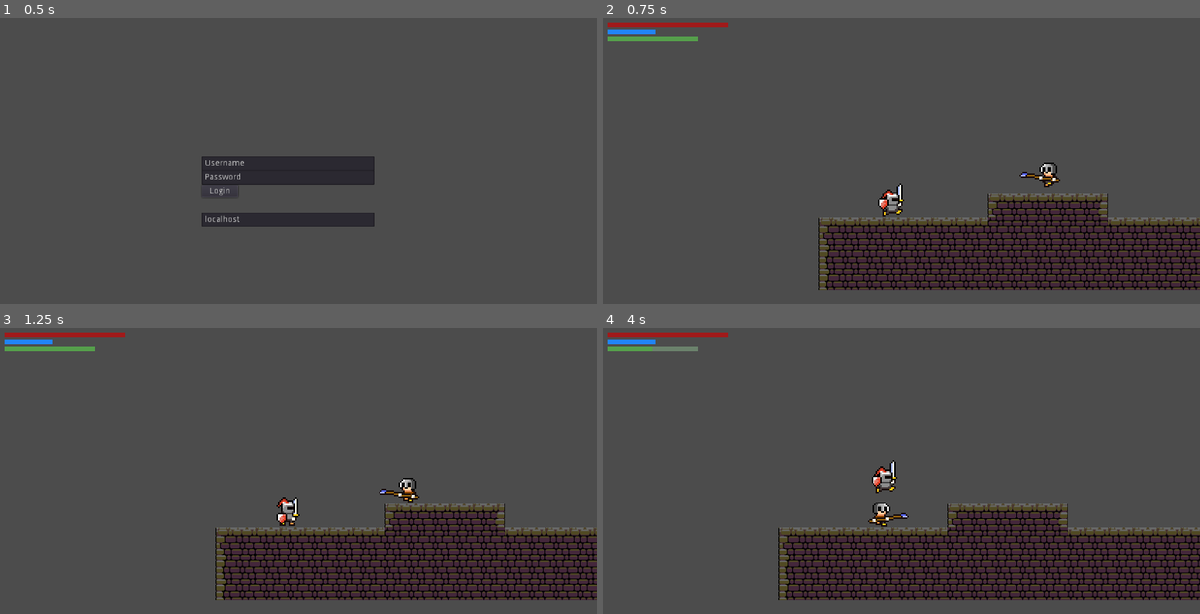
Above: before the commit, frames 1-4 (two rows, left to right).
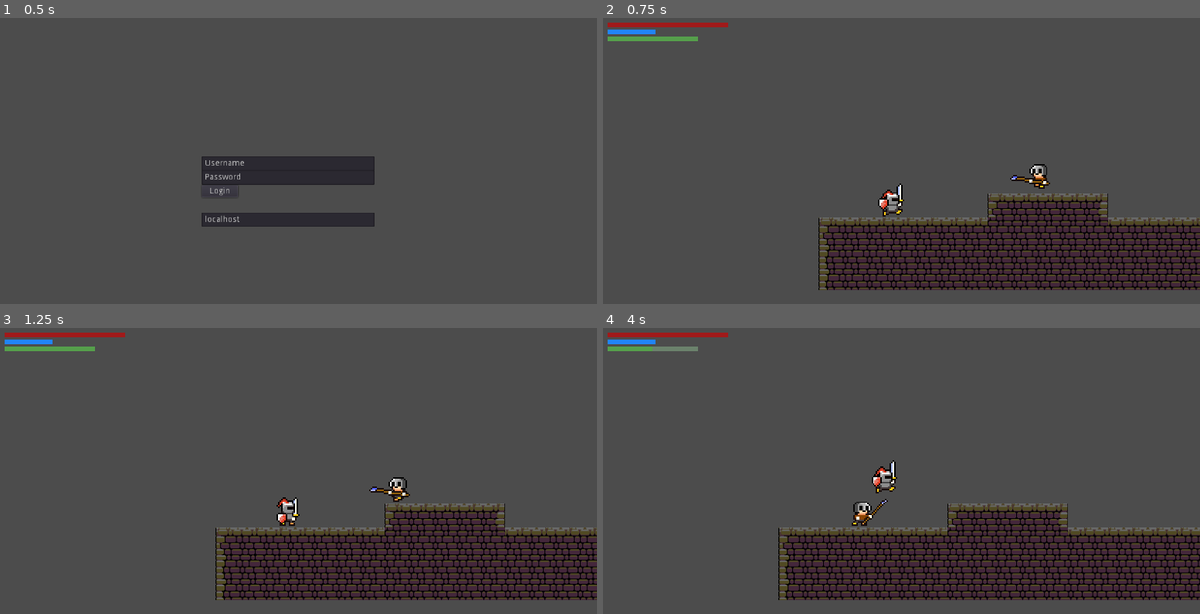
Above: after the commit, the same moments.

Repository: dim35/CEN3031-Project
Game: Godot game, scene res://screens/login_screen/login_screen.tscn
Two runs of this game, one before a commit and one after it. Both use one fixed random seed, a clock stepped at 60 frames per second and the inputs below.
Inputs:
- Up to frame 1 (0.5 s): no input
- Up to frame 2 (0.75 s): click "Login" at 0.5 s
- Up to frame 3 (1.25 s): no input
- Up to frame 4 (4 s): hold D (move_right) 1.28-2.03 s; hold X (attack) 1.28-2.03 s; tap Up (jump) at 1.52, 2.27, 3.77 s; hold A (move_left) 2.03-2.78 s; tap X (attack) at 2.1, 3.6 s; hold X (attack) 2.78-3.53 s; hold D (move_right) from 2.78 s (still down)

Frame 1 is identical in both runs. In frame 2, 0.4% of the frame differs, in the area x 68-77%, y 50-60%; in frame 3, 0.4%; in frame 4, 0.5%, in the area x 41-52%, y 59-70%.

Commit message:
Mob now attacks when it comes in contact with a player.

Diff:
--- a/entity_scenes/Mob.gd
+++ b/entity_scenes/Mob.gd
@@ -1,12 +1,8 @@
 extends "res://entity_scenes/AnimatedEntity.gd"
-
-# For testing collisions
-var i = 0
 
 
 func _ready():
 	speed = 100
-	$Animations.flip_h = true
 	update_state("walking")
 
 
@@ -17,13 +13,19 @@
 		$Animations.position.x = -20
 	else:
 		velocity.x = speed
-		$Animations.position.x = 0
+		$Animations.position.x = -20
 	move(velocity)
 	pass
 
 
 
-func _on_Area2D_body_entered( body ):
-	print(i)
-	i+=1
-	pass
+func _on_Area2D_body_entered(body):
+	if body.collision_layer == 4:
+		print("Collided with a player!")
+		update_state("attacking")
+
+
+
+func _on_Area2D_body_exited( body ):
+	if body.collision_layer == 4:
+		update_state("walking")
--- a/entity_scenes/Mob.tscn
+++ b/entity_scenes/Mob.tscn
@@ -1,34 +1,19 @@
-[gd_scene load_steps=12 format=2]
+[gd_scene load_steps=6 format=2]
 
 [ext_resource path="res://entity_scenes/AnimatedEntity.tscn" type="PackedScene" id=1]
 [ext_resource path="res://entity_scenes/Mob.gd" type="Script" id=2]
-[ext_resource path="res://assets/animation_sprites/spearman-running-1.png" type="Texture" id=3]
-[ext_resource path="res://assets/animation_sprites/spearman-running-2.png" type="Texture" id=4]
-[ext_resource path="res://assets/animation_sprites/spearman-running-3.png" type="Texture" id=5]
-[ext_resource path="res://assets/animation_sprites/spearman-running-4.png" type="Texture" id=6]
-[ext_resource path="res://assets/animation_sprites/spearman-running-5.png" type="Texture" id=7]
-[ext_resource path="res://assets/animation_sprites/spearman-running-6.png" type="Texture" id=8]
+[ext_resource path="res://entity_scenes/MobAnimationFrames.tres" type="SpriteFrames" id=3]
 
-[sub_resource type="SpriteFrames" id=1]
-
-animations = [ {
-"frames": [ ExtResource( 3 ), ExtResource( 4 ), ExtResource( 5 ), ExtResource( 6 ), ExtResource( 7 ), ExtResource( 8 ) ],
-"loop": true,
-"name": "walking",
-"speed": 5.0
-} ]
-
-[sub_resource type="CapsuleShape2D" id=2]
+[sub_resource type="CapsuleShape2D" id=1]
 
 custom_solver_bias = 0.0
 radius = 10.0
 height = 13.4696
 
-[sub_resource type="CapsuleShape2D" id=3]
+[sub_resource type="RectangleShape2D" id=2]
 
 custom_solver_bias = 0.0
-radius = 14.0928
-height = 6.07889
+extents = Vector2( 25.2071, 19.8007 )
 
 [node name="Mob" index="0" instance=ExtResource( 1 )]
 
@@ -39,17 +24,15 @@
 [node name="Animations" parent="." index="0"]
 
 scale = Vector2( 2, 2 )
-frames = SubResource( 1 )
-animation = "walking"
-frame = 3
-playing = true
+frames = ExtResource( 3 )
+animation = "attacking"
 offset = Vector2( 5, 0 )
 _sections_unfolded = [ "Material", "Pause", "Transform", "Visibility", "Z Index" ]
 
 [node name="Hitbox" parent="." index="1"]
 
-position = Vector2( -1.17889, -0.79471 )
-shape = SubResource( 2 )
+position = Vector2( -1.17889, 2.20529 )
+shape = SubResource( 1 )
 
 [node name="Area2D" parent="." index="2"]
 
@@ -57,7 +40,9 @@
 
 [node name="CollisionShape2D" parent="Area2D" index="0"]
 
-position = Vector2( -0.973633, -62.2777 )
-shape = SubResource( 3 )
+position = Vector2( 0.0263669, -63.2777 )
+shape = SubResource( 2 )
 
 [connection signal="body_entered" from="Area2D" to="." method="_on_Area2D_body_entered"]
+
+[connection signal="body_exited" from="Area2D" to="." method="_on_Area2D_body_exited"]
--- /dev/null
+++ b/entity_scenes/MobAnimationFrames.tres
@@ -0,0 +1,26 @@
+[gd_resource type="SpriteFrames" load_steps=11 format=2]
+
+[ext_resource path="res://assets/animation_sprites/spearman-attacking-0.png" type="Texture" id=1]
+[ext_resource path="res://assets/animation_sprites/spearman-attacking-1.png" type="Texture" id=2]
+[ext_resource path="res://assets/animation_sprites/spearman-attacking-2.png" type="Texture" id=3]
+[ext_resource path="res://assets/animation_sprites/spearman-attacking-3.png" type="Texture" id=4]
+[ext_resource path="res://assets/animation_sprites/spearman-walking-0.png" type="Texture" id=5]
+[ext_resource path="res://assets/animation_sprites/spearman-walking-1.png" type="Texture" id=6]
+[ext_resource path="res://assets/animation_sprites/spearman-walking-2.png" type="Texture" id=7]
+[ext_resource path="res://assets/animation_sprites/spearman-walking-3.png" type="Texture" id=8]
+[ext_resource path="res://assets/animation_sprites/spearman-walking-4.png" type="Texture" id=9]
+[ext_resource path="res://assets/animation_sprites/spearman-walking-5.png" type="Texture" id=10]
+
+[resource]
+
+animations = [ {
+"frames": [ ExtResource( 1 ), ExtResource( 2 ), ExtResource( 3 ), ExtResource( 4 ) ],
+"loop": true,
+"name": "attacking",
+"speed": 5.0
+}, {
+"frames": [ ExtResource( 5 ), ExtResource( 6 ), ExtResource( 7 ), ExtResource( 8 ), ExtResource( 9 ), ExtResource( 10 ) ],
+"loop": true,
+"name": "walking",
+"speed": 5.0
+} ]
--- a/entity_scenes/Player.gd
+++ b/entity_scenes/Player.gd
@@ -16,10 +16,3 @@
 	defense = MAX_DEFENSE
 	mana = MAX_MANA
 	pass
-
-
-
-# Processed every frame
-func _physics_process(delta):
-	# TODO add back the "and stamina > 0" condition
-	pass
--- a/entity_scenes/Player.tscn
+++ b/entity_scenes/Player.tscn
@@ -4,10 +4,11 @@
 [ext_resource path="res://entity_scenes/Player.gd" type="Script" id=2]
 [ext_resource path="res://entity_scenes/KnightAnimationFrames.tres" type="SpriteFrames" id=3]
 
-[node name="Player" index="0" instance=ExtResource( 1 )]
+[node name="Player" instance=ExtResource( 1 )]
 
 position = Vector2( 864, 128 )
 scale = Vector2( 2, 2 )
+collision_layer = 4
 collision_mask = 3
 script = ExtResource( 2 )
 _sections_unfolded = [ "Collision", "Material", "Pause", "Pickable", "Transform", "Visibility", "Z Index", "collision" ]
